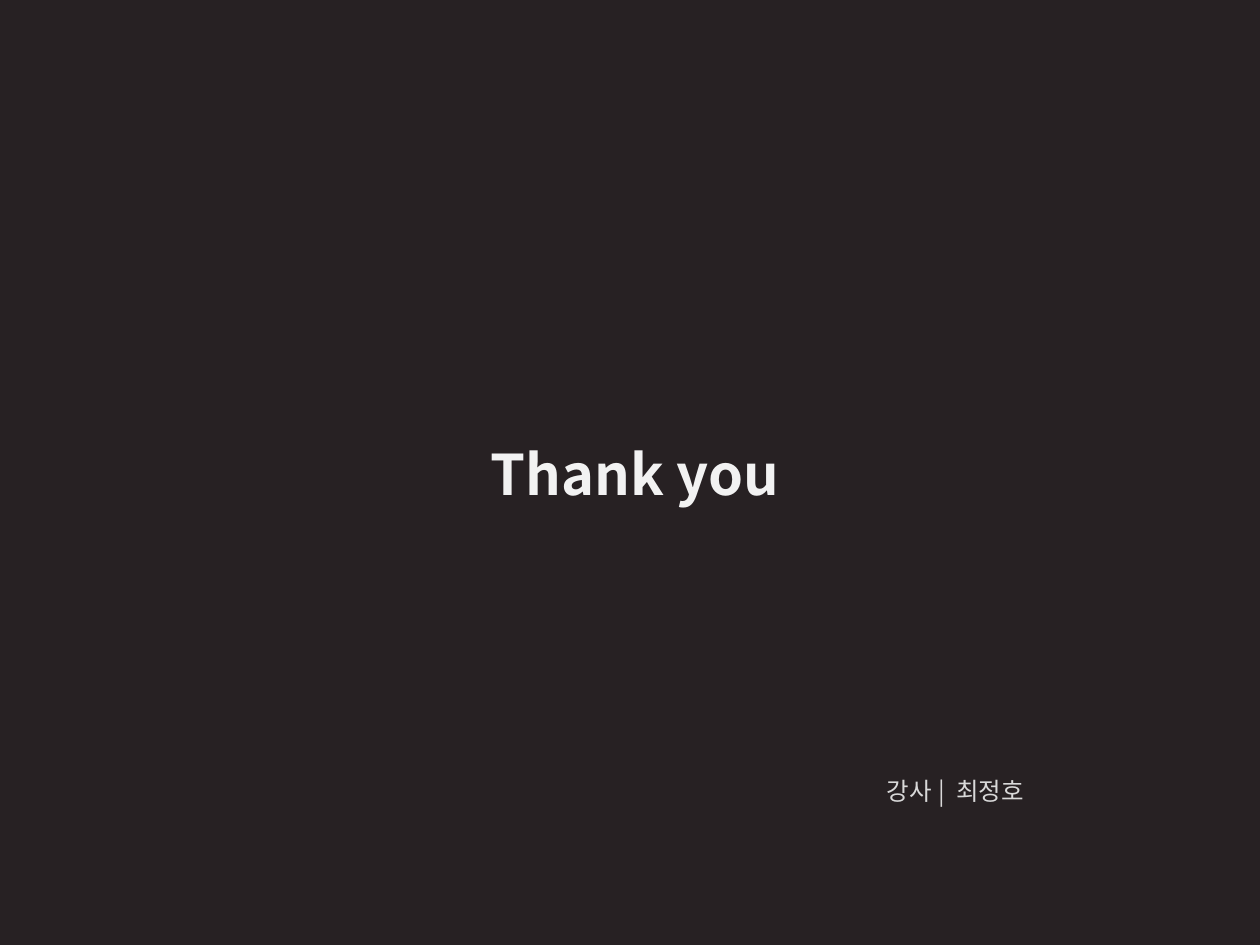
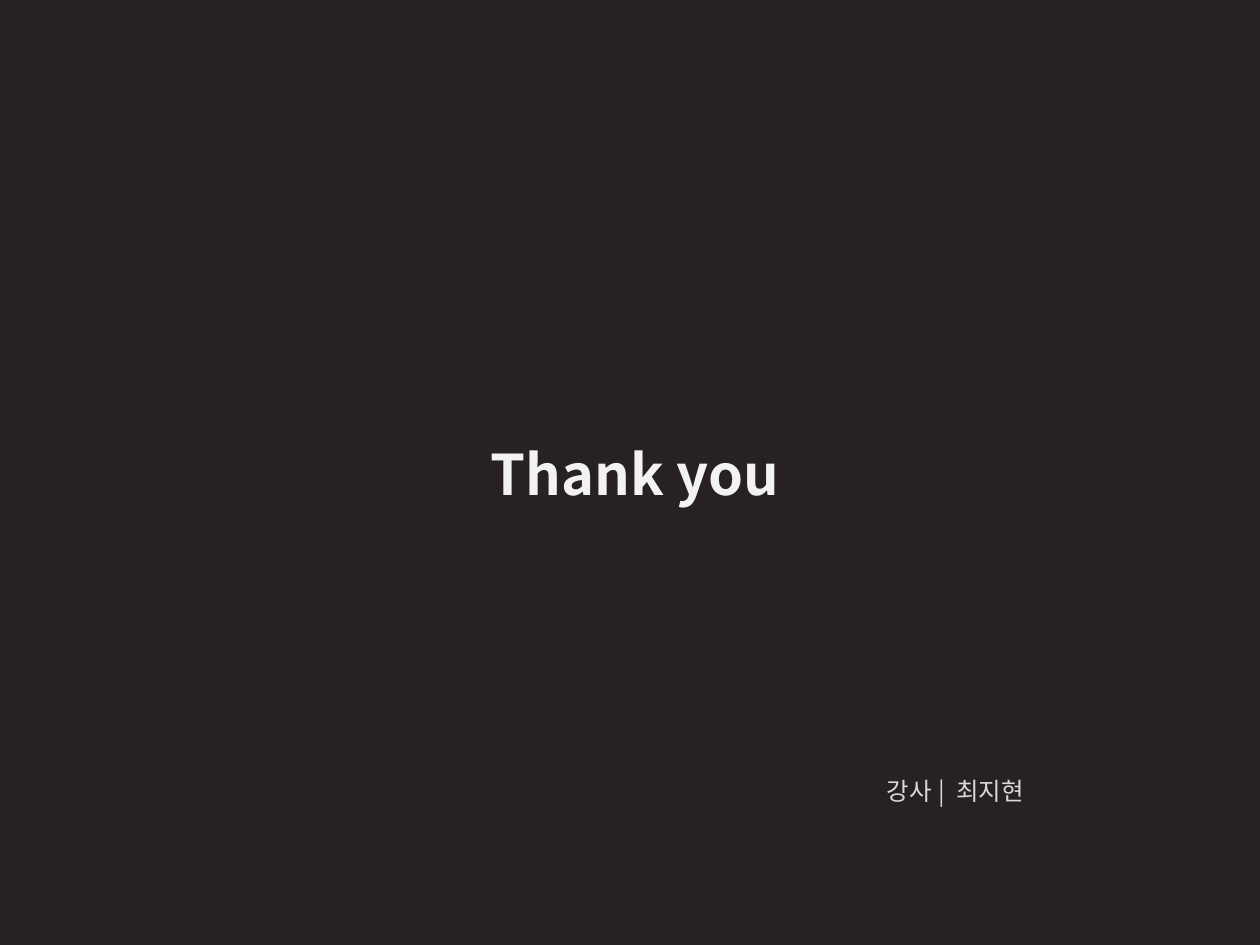
Before and after one commit to dlathwjd2428/study, a slide deck: slide 68 of C_C++/PPT/C_6_배열_게임만들기_포인터.pptx. Drawn at 1260x945 pixels with LibreOffice and Linux fonts; fonts in the diff are those of the drawing. Boxes give left, top, right and bottom in pixels: in the first picture for what was removed or moved away, otherwise in the second. Text is boxed around its words. In the diff, an @@ line names an element or a change of style, - is before the commit and + after.

```diff
--- a/C_C++/PPT/C_6_배열_게임만들기_포인터.pptx
+++ b/C_C++/PPT/C_6_배열_게임만들기_포인터.pptx
@@ text at (887, 779, 1024, 802): text changed @@
-강사 | 최정호
+강사 | 최지현
```
Also in this commit, not shown: 1 other file.
